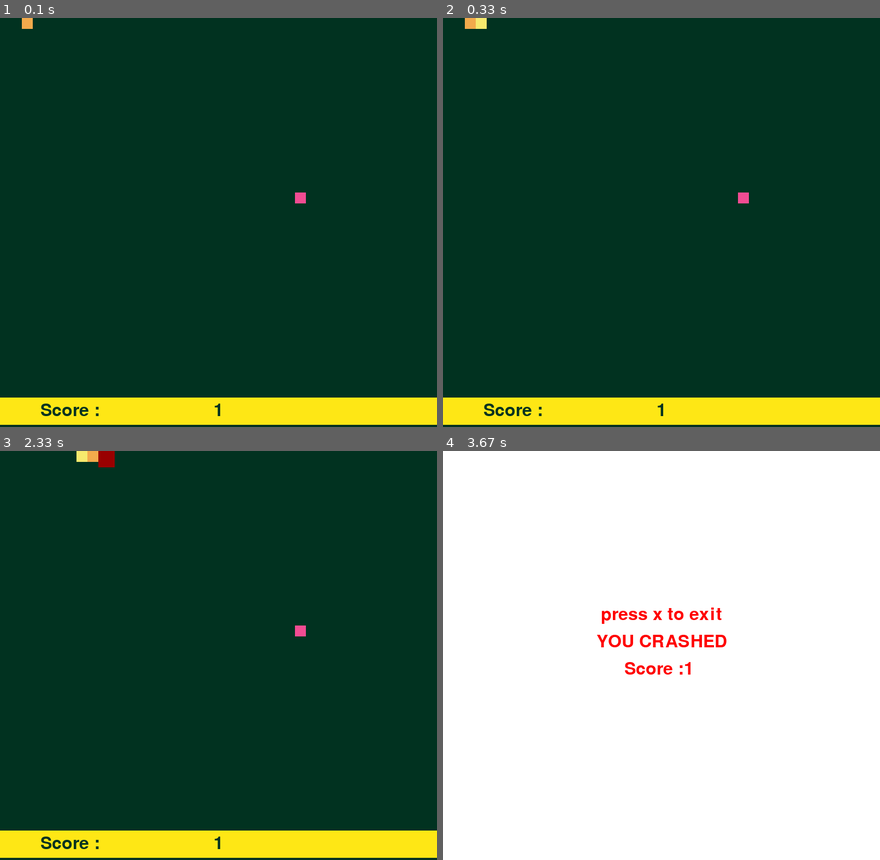
Above: before the commit, frames 1-4 (two rows, left to right).
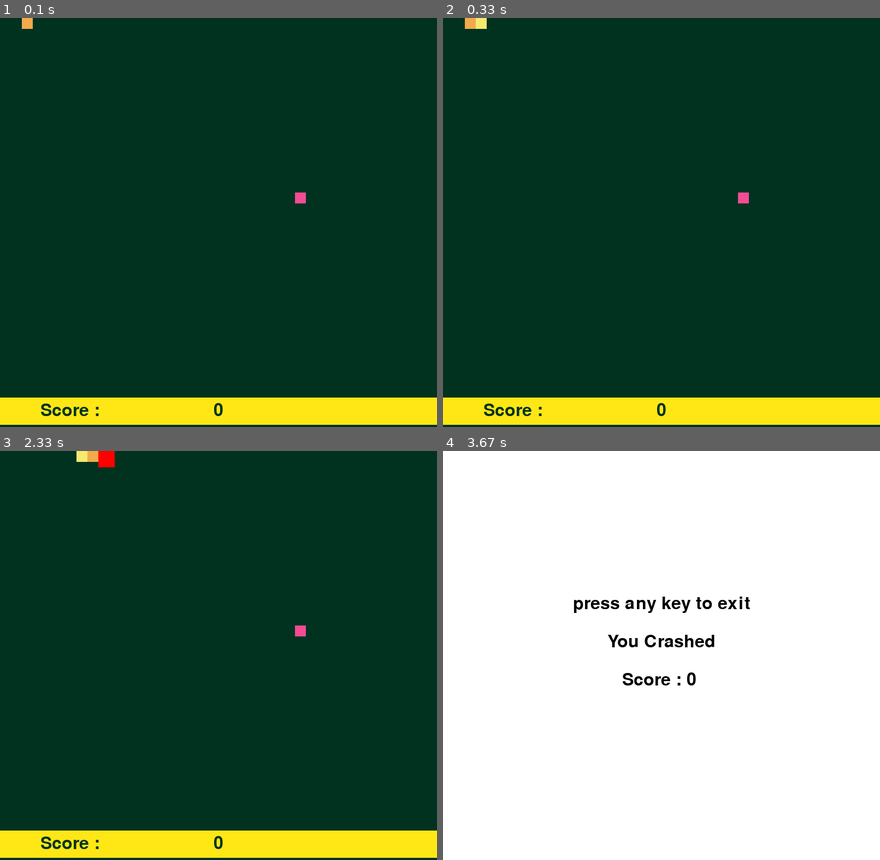
Above: after the commit, the same moments.

Repository: vignesh-hegde/Snake_pygame
Game: pygame game, started from snake_pygame.py
The game is run twice, just before and just after one commit, with the same random seed, the same clock (stepped at 60 frames per second) and the same inputs.
Inputs:
- Up to frame 1 (0.1 s): no input
- Up to frame 2 (0.33 s): no input
- Up to frame 3 (2.33 s): tap X at 0.33 s; hold Up 1.17-1.63 s
- Up to frame 4 (3.67 s): no input

The runs differ from the first frame. In frame 1, less than 0.1% of the frame differs, in the area x 49-51%, y 94-98%; in frame 2, less than 0.1%; in frame 3, 0.2%; in frame 4, 1.9%, in the area x 29-71%, y 35-58%.

Commit message:
Added Sound Effects

Diff:
--- a/snake_pygame.py
+++ b/snake_pygame.py
@@ -1,40 +1,56 @@
-import pygame, sys, os, time,random
+import pygame, sys, os, time, random
 from pygame.locals import *
 
-
 pygame.init()
+pygame.mixer.init()
 snakeBody = [(0, 0), (20, 0)]
-resolution = (800,700)
+resolution = (800, 700)
 length = width = 20
 x, y = snakeBody[-1][0], 0
 clock = pygame.time.Clock()
 screen = pygame.display.get_surface()
-window = pygame.display.set_mode((resolution[0],resolution[1]+50))
+window = pygame.display.set_mode((resolution[0], resolution[1] + 50))
 fps = 5
-background = (	1, 50, 32)
-danger = [(153,0,0),(255,0,0)]
+background = (1, 50, 32)
+danger = [(153, 0, 0), (255, 0, 0)]
 body = (242, 170, 76)
 strap = (246, 233, 109)
 toggle = True
 crashed = False
-fx=snakeBody[-1][0]+20
-fy=snakeBody[-1][1]
-food_clour = (242,76,146)
-score = 0
-bar = (	254, 231, 21)
-cb =(255,255,255)
+fx = snakeBody[-1][0] + 20
+fy = snakeBody[-1][1]
+food_colour = (242, 76, 146)
+score = -1
+bar = (254, 231, 21)
+cb = (255, 255, 255)
+tex = (0, 0, 0)
+
+eat_sound = pygame.mixer.Sound(os.path.join(os.getcwd(), "food.wav"))
+crash_sound= pygame.mixer.Sound(os.path.join(os.getcwd(), "crash.wav"))
+temp = False
+
+
+def c_sound():
+    pygame.mixer.Sound.play(crash_sound)
+    pygame.mixer.music.stop()
+
 
 def food():
-    global fx,fy,score,fps
-    fx = random.randrange(0,resolution[0],20)
-    fy = random.randrange(0,resolution[1],20)
-    if((fx,fy) in snakeBody):
+    global fx, fy, score, fps
+    global temp
+    if (temp):
+        pygame.mixer.Sound.play(eat_sound)
+        pygame.mixer.music.stop()
+    temp = True
+    fx = random.randrange(0, resolution[0], 20)
+    fy = random.randrange(0, resolution[1], 20)
+    if (fx, fy) in snakeBody:
         food()
-    pygame.draw.rect(screen,food_clour,(fx,fy,width,length))
-    score +=1
+    pygame.draw.rect(screen, food_colour, (fx, fy, width, length))
+    score += 1
     if fps < 20:
         fps += 0.2
-    pygame.draw.line(screen, bar, (resolution[0]//4, resolution[1] + 20), (resolution[0], resolution[1] + 20), 50)
+    pygame.draw.line(screen, bar, (resolution[0] // 4, resolution[1] + 20), (resolution[0], resolution[1] + 20), 50)
     font = pygame.font.Font('freesansbold.ttf', 32)
     text = font.render(str(score), True, background, bar)
     tb = text.get_rect()
@@ -42,63 +58,66 @@
     screen.blit(text, tb)
     pygame.display.update()
 
+
 def quit():
     pygame.quit()
     sys.exit()
 
-def end(x,y,c=True):
+
+def end(x, y, c=True):
     screen = pygame.display.get_surface()
-    for i in range(1,1200,20):
-        pygame.draw.circle(screen,cb,(x,y),i,0)
-        pygame.display.update()
-        clock.tick(70)
+    for i in range(1, 1200, 20):
+        pygame.draw.circle(screen, cb, (x, y), i, 0)
+        pygame.display.update()
+        clock.tick(80)
     if c:
-        font = pygame.font.Font('freesansbold.ttf',32)
-        text = font.render("YOU CRASHED",True,danger[1],cb)
+        font = pygame.font.Font('freesansbold.ttf', 32)
+        text = font.render("You Crashed", True, tex, cb)
         tb = text.get_rect()
-        tb.center = (resolution[0]//2,resolution[1]//2)
-        screen.blit(text,tb)
-        pygame.display.update()
-        text = font.render(f"Score :{score} ", True, danger[1], cb)
+        tb.center = (resolution[0] // 2, resolution[1] // 2)
+        screen.blit(text, tb)
+        pygame.display.update()
+        text = font.render(f"Score : {score} ", True, tex, cb)
         tb = text.get_rect()
-        tb.center = (resolution[0] // 2, resolution[1] //2+50)
+        tb.center = (resolution[0] // 2, resolution[1] // 2 + 70)
         screen.blit(text, tb)
         pygame.display.update()
-        text = font.render("press x to exit", True, danger[1], cb)
+        text = font.render("press any key to exit", True, tex, cb)
         tb = text.get_rect()
-        tb.center = (resolution[0] // 2, resolution[1] //2-50)
+        tb.center = (resolution[0] // 2, resolution[1] // 2 - 70)
         screen.blit(text, tb)
         pygame.display.update()
     while True:
         for i in pygame.event.get():
-            if i.key == K_x:
+            if i.type == KEYDOWN or i.type == QUIT:
                 quit()
 
-def crash(a,b):
+
+def crash(a, b):
     global crashed
     crashed = True
+    c_sound()
     screen = pygame.display.get_surface()
     global toggle
     if a < 0:
         a = 0
     elif a >= resolution[0]:
-        a = resolution[0]-width-10
+        a = resolution[0] - width - 10
     if b < 0:
         b = 0
     elif b >= resolution[1]:
-        b = resolution[1]-width-10
+        b = resolution[1] - width - 10
     for i in range(3):
         if toggle:
             toggle = False
-            pygame.draw.rect(screen, danger[1], (a, b, width+10, length+10))
+            pygame.draw.rect(screen, danger[1], (a, b, width + 10, length + 10))
             pygame.display.update()
         else:
             toggle = True
-            pygame.draw.rect(screen, danger[0], (a, b, width+10, length+10))
-            time.sleep(0.2)
-        pygame.display.update()
-        clock.tick(2.5)
-
+            pygame.draw.rect(screen, danger[0], (a, b, width + 10, length + 10))
+            time.sleep(0.15)
+        pygame.display.update()
+        clock.tick(3)
 
 
 def draw(a, b, do):
@@ -130,11 +149,11 @@
             y -= width
 
     if (x, y) in snakeBody or x < 0 or y < 0 or y >= resolution[1] or x >= resolution[0]:
-        crash(x,y)
-        end(x,y)
+        crash(x, y)
+        end(x, y)
     snakeBody.append((x, y))
     draw(x, y, True)
-    if((x,y)==(fx,fy)):
+    if ((x, y) == (fx, fy)):
         food()
     else:
         a, b = snakeBody.pop(0)
@@ -143,21 +162,22 @@
 
 previous = pygame.K_RIGHT
 oppkey = pygame.K_LEFT
-map_dict = {pygame.K_RIGHT: [True, True], pygame.K_LEFT: [True, False], pygame.K_UP: [False, False],pygame.K_DOWN: [False, True]}
+map_dict = {pygame.K_RIGHT: [True, True], pygame.K_LEFT: [True, False], pygame.K_UP: [False, False],
+            pygame.K_DOWN: [False, True]}
 screen = pygame.display.get_surface()
 screen.fill(background)
-pygame.draw.line(screen,bar,(0,resolution[1]+20),(resolution[0],resolution[1]+20),50)
-font = pygame.font.Font('freesansbold.ttf',32)
-text = font.render("Score : ",True,background,bar)
+pygame.draw.line(screen, bar, (0, resolution[1] + 20), (resolution[0], resolution[1] + 20), 50)
+font = pygame.font.Font('freesansbold.ttf', 32)
+text = font.render("Score : ", True, background, bar)
 tb = text.get_rect()
-tb.center = (resolution[0]//6,resolution[1]+20)
-screen.blit(text,tb)
+tb.center = (resolution[0] // 6, resolution[1] + 20)
+screen.blit(text, tb)
 pygame.display.update()
-font = pygame.font.Font('freesansbold.ttf',32)
-text = font.render(str(score),True,background,bar)
+font = pygame.font.Font('freesansbold.ttf', 32)
+text = font.render(str(score), True, background, bar)
 tb = text.get_rect()
-tb.center = (resolution[0]//2,resolution[1]+20)
-screen.blit(text,tb)
+tb.center = (resolution[0] // 2, resolution[1] + 20)
+screen.blit(text, tb)
 
 while not crashed:
 
Not shown, added: crash.wav
Not shown, added: food.wav
